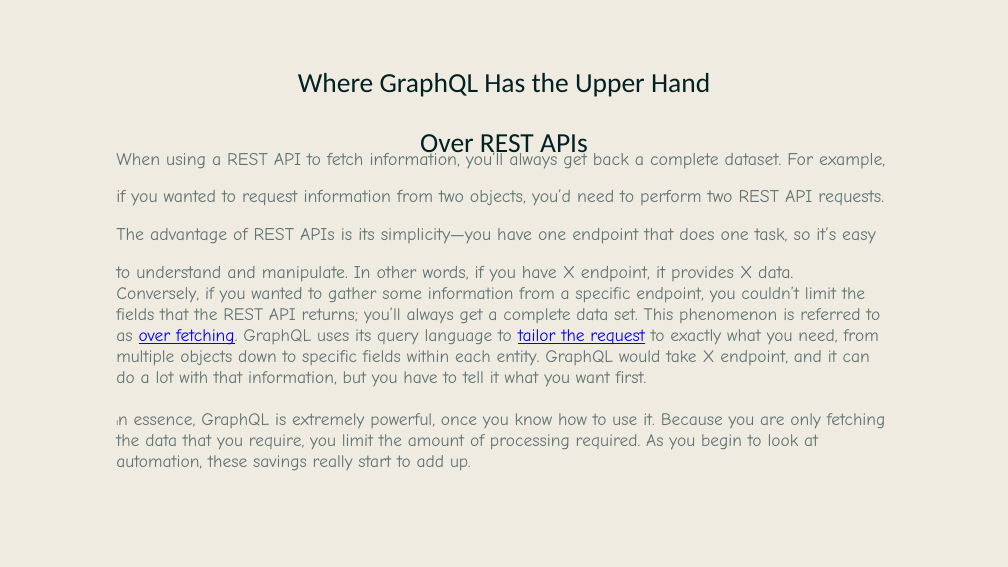
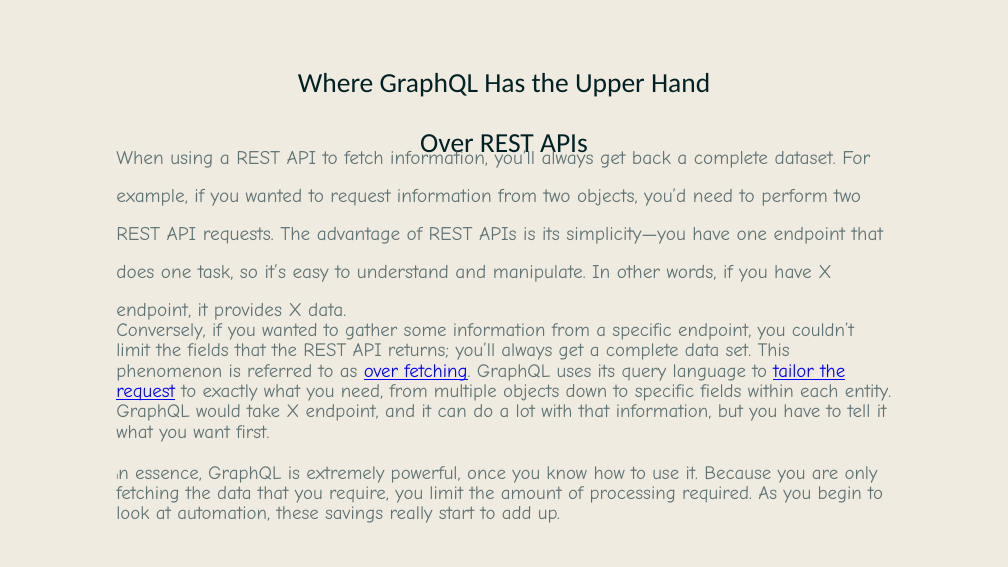
Before and after one commit to dameeta/graphql, a slide deck: slide 7 of graphql.pptx. Drawn at 1008x567 pixels with LibreOffice and Linux fonts; fonts in the diff are those of the drawing. Boxes give left, top, right and bottom in pixels: in the first picture for what was removed or moved away, otherwise in the second. Text is boxed around its words. In the diff, an @@ line names an element or a change of style, - is before the commit and + after.

```diff
--- a/graphql.pptx
+++ b/graphql.pptx
@@ text "When using a REST API ..." at [116,148,891,523]: size 34 to 36.8 pt in "When using a REST API to fetch ..."; size 33.3 to 36 pt in "Conversely, if you wanted to gather some ...", "In essence, GraphQL is extremely powerful, once ..."; size 12.9 to 14 pt in "In"; line spacing 1 to 0.9 @@
```
Also in this commit, not shown: 1 other slide changed, 39 slides added, 1 other file.
